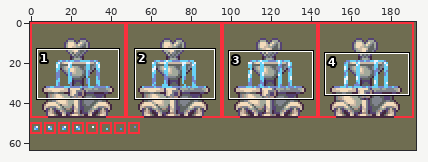
Edited in one commit: sprite sheet (images/props/fountain.png). The first picture is a wide view before the edit; the outline marks the close-up.
Close-up. As it was:
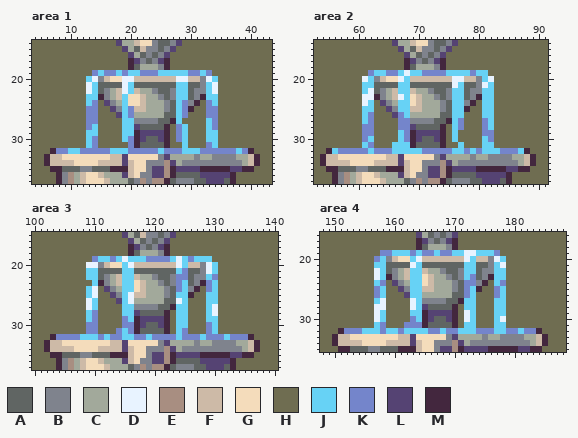
The file is 193x64 pixels. Colours within 5 levels of each other are drawn and written as one. Shown: area 1: x 4..43, y 14..37; area 2: x 53..91, y 14..37; area 3: x 100..140, y 15..37; area 4: x 148..188, y 16..35. The commit also changed other parts of the picture, which this record leaves out.
Palette (. is transparent): A #606563  B #7f838d  C #a2a99b  D #e8f3ff  E #a88e81  F #cdbaa7  G #f4dcbb  H #6f6d51  J #67d2f5  K #7485cb  L #554373  M #43273e
The result:
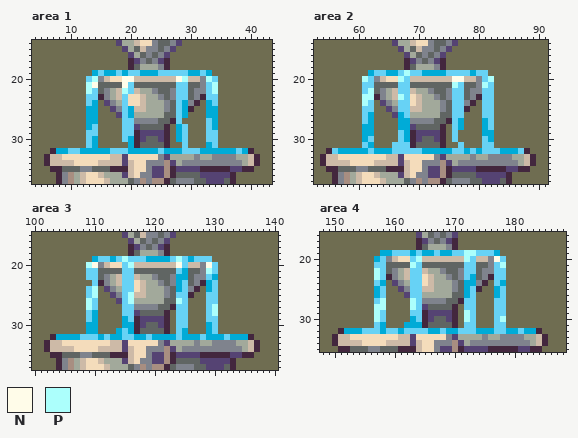
Colours new in this view: N #fffce9  P #acfffc
Changes in this commit:
Colour K changes from #7485cb to #00abd7.
Area 1:
Colour D gives way to colour N in row 20 at x 19 to 20 and 28; in row 21 at x 19.
Colour J gives way to colour N in row 21 at x 14.
Colour D gives way to colour P in row 20 at x 14, 29 and 33; in row 21 at x 13 and 34; in row 22 at x 13, 19 and 34.
Area 2:
Colour D gives way to colour N in row 20 at x 76 to 77.
Colour D gives way to colour P in row 19 at x 68; in row 20 at x 61, 67 and 82; in row 21 at x 76 and 81; in row 22 at x 62; in row 23 at x 61 to 62 and 67; in row 24 at x 61.
Area 3:
Colour D gives way to colour N in row 20 at x 110, 124 and 129.
Colour D gives way to colour P in row 19 at x 115 and 124; in row 20 at x 109 and 116; in row 21 at x 129; in row 24 at x 110; in row 25 at x 110 and 116; in row 26 at x 109, 116 and 124.
Colour D gives way to colour P in row 27 at x 109 and 130; in row 28 at x 130.
Area 4:
Colour D gives way to colour N in row 20 at x 177.
Colour D gives way to colour P in row 19 at x 172 to 173; in row 20 at x 164 and 172; in row 21 at x 163 and 178; in rows 22 to 23 at x 157; in row 27 at x 158 and 163; in row 28 at x 157 to 158 and 163.
Colour D gives way to colour P in row 29 at x 157 and 172; in row 30 at x 157, 172 and 178.
